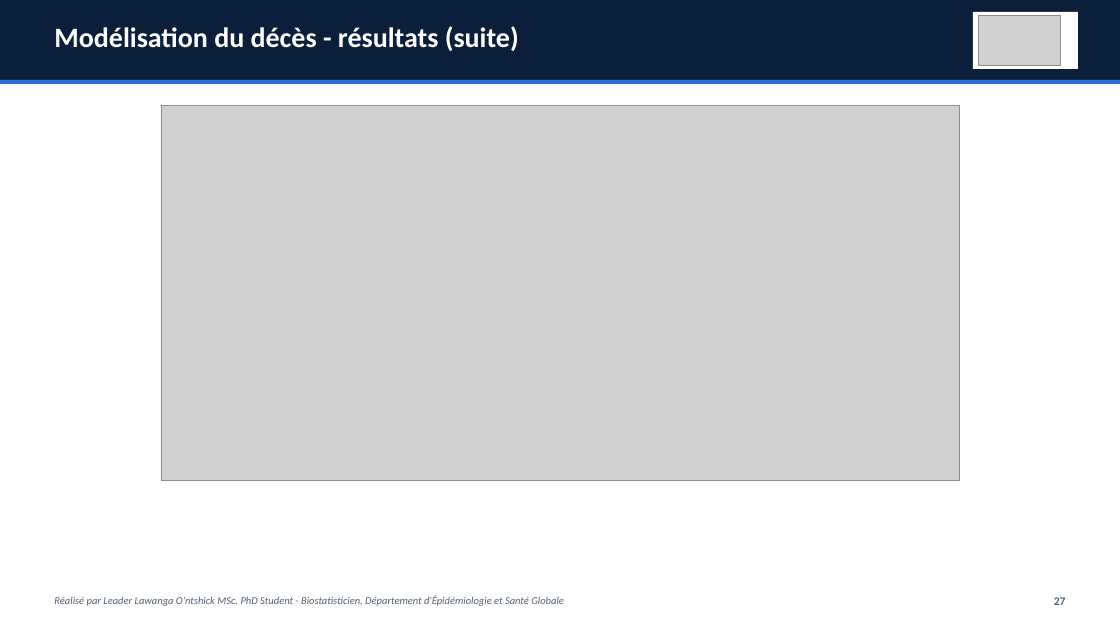
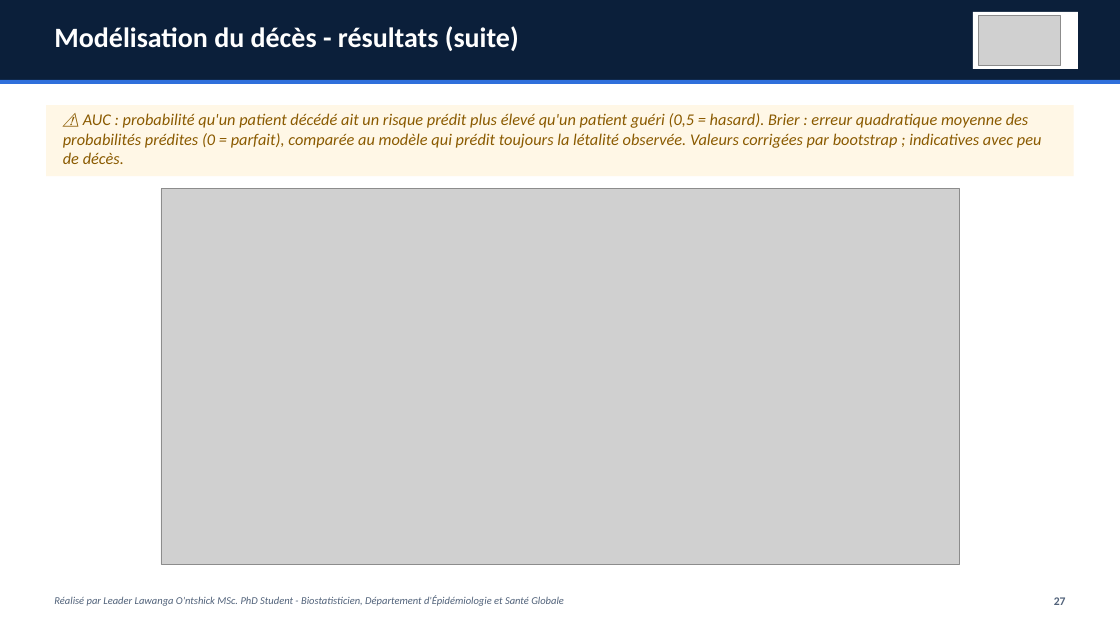
Before and after one commit to Ontshick/meuri-dashboard-public, a slide deck: slide 27 of telechargements/rapports/eap.pptx. Drawn at 1120x630 pixels with LibreOffice and Linux fonts; fonts in the diff are those of the drawing; grey boxes stand for pictures. Boxes give left, top, right and bottom in pixels: in the first picture for what was removed or moved away, otherwise in the second. Text is boxed around its words. In the diff, an @@ line names an element or a change of style, - is before the commit and + after.

```diff
--- a/telechargements/rapports/eap.pptx
+++ b/telechargements/rapports/eap.pptx
@@ rectangle added at (x1=46, y1=105, x2=1074, y2=176), fill #FFF7E6 @@
@@ text added at (x1=63, y1=113, x2=1042, y2=164), 14 pt, text #8A5A00, italic @@
+⚠ AUC : probabilité qu'un patient décédé ait un risque prédit plus élevé qu'un patient guéri (0,5 = hasard). Brier : erreur quadratique moyenne des probabilités prédites (0 = parfait), comparée au modèle qui prédit toujours la létalité observée. Valeurs corrigées par bootstrap ; indicatives avec peu de décès.
@@ picture moved from (x1=161, y1=105, x2=960, y2=481) to (x1=161, y1=189, x2=960, y2=565) @@
```
Also in this commit, not shown: 1 other slide changed, 37 other files.
